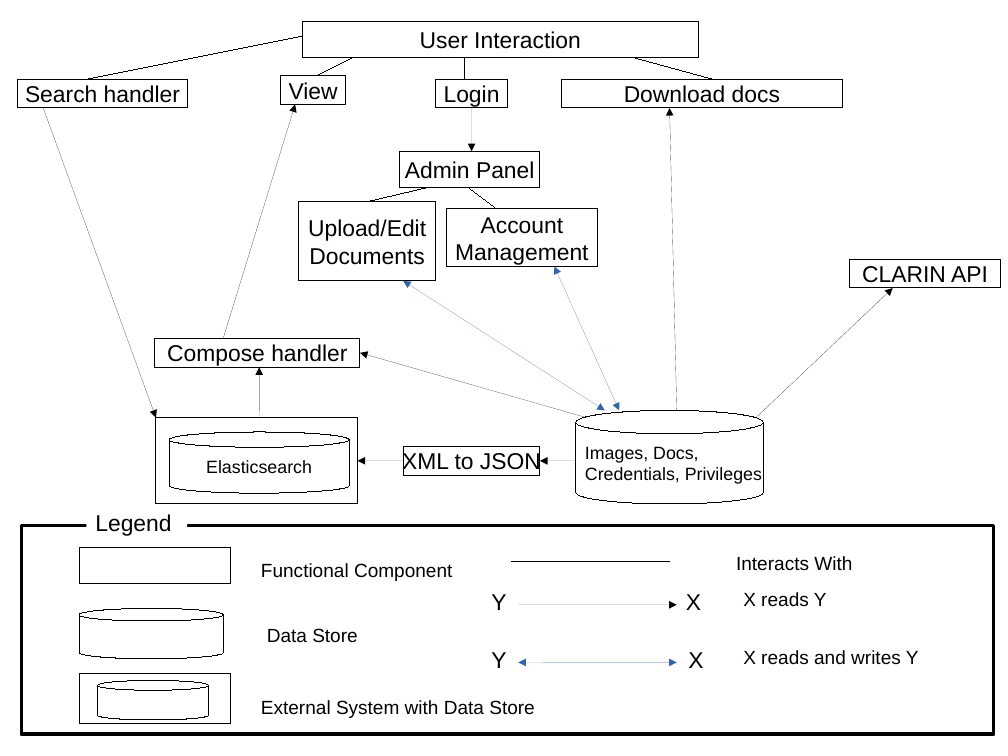
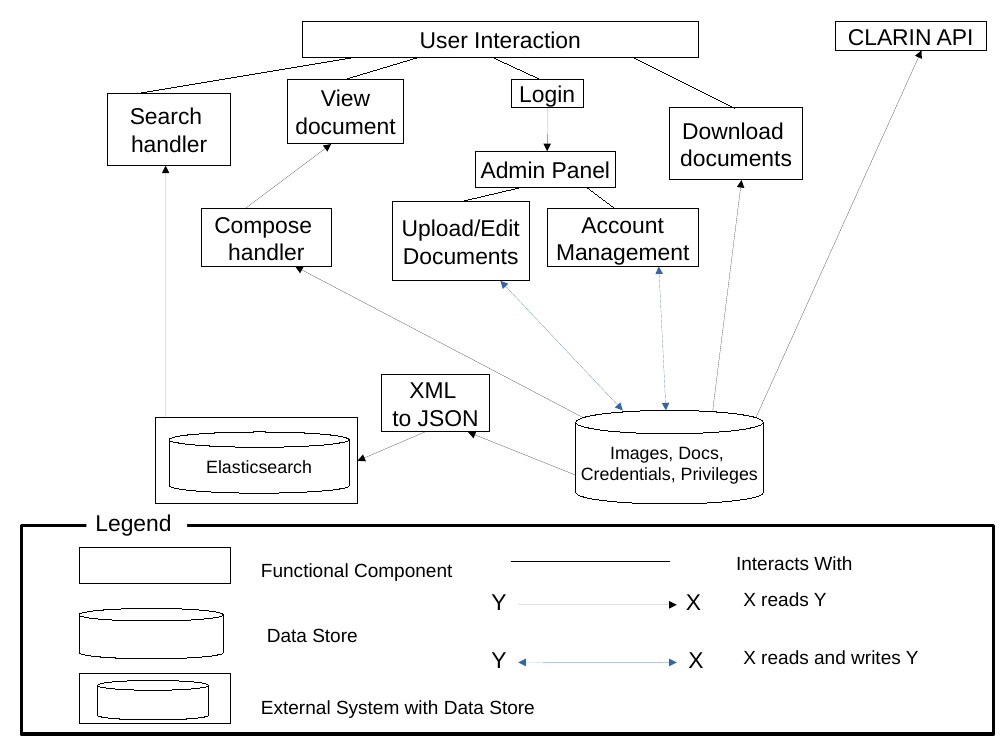
Before and after one commit to rst0git/LACR-Demo, a slide deck: slide 1 of coursework/Diagrams/Architectural-Diagrams/Architectual-Diagram-Final.odp. Drawn at 1008x756 pixels with LibreOffice and Linux fonts; fonts in the diff are those of the drawing. Boxes give left, top, right and bottom in pixels: in the first picture for what was removed or moved away, otherwise in the second. Text is boxed around its words. In the diff, an @@ line names an element or a change of style, - is before the commit and + after.

```diff
--- a/coursework/Diagrams/Architectural-Diagrams/Architectual-Diagram-Final.odp
+++ b/coursework/Diagrams/Architectural-Diagrams/Architectual-Diagram-Final.odp
@@ rectangle "CLARIN API": place and size @@
-rectangle "CLARIN API" at bbox=[850, 259, 1001, 287]
+rectangle "CLARIN API" at bbox=[835, 22, 986, 50]
@@ line moved from (303, 36) - (86, 80) to (353, 58) - (137, 93) @@
@@ line moved from (353, 58) - (316, 76) to (418, 58) - (346, 80) @@
@@ line moved from (465, 58) - (465, 80) to (493, 58) - (541, 80) @@
@@ line moved from (634, 58) - (713, 80) to (634, 58) - (735, 108) @@
@@ arrow moved from (756, 418) - (893, 288) to (756, 418) - (922, 50) @@
@@ rectangle "View": place and size @@
-rectangle "View" at bbox=[281, 76, 346, 104]
+rectangle "View" at bbox=[288, 80, 403, 145]
@@ rectangle "Search": place and size @@
-rectangle "Search" at bbox=[18, 80, 188, 108]
+rectangle "Search" at bbox=[108, 93, 231, 166]
@@ text in rectangle at bbox=[130, 107, 207, 153]: text changed @@
-Search handler
+Search
+handler
@@ text in rectangle at bbox=[295, 117, 395, 135]: paragraph added @@
+document
@@ 2 rectangles, 1 arrow: place and size @@
-2 rectangles, 1 arrow at bbox=[400, 80, 541, 187]
+2 rectangles, 1 arrow at bbox=[476, 80, 617, 187]
@@ rectangle "Download": place and size @@
-rectangle "Download" at bbox=[562, 80, 842, 108]
+rectangle "Download" at bbox=[670, 108, 803, 180]
@@ arrow moved from (223, 338) - (295, 104) to (245, 209) - (331, 144) @@
@@ text in rectangle at bbox=[680, 122, 792, 167]: text changed @@
-Download docs
+Download
+documents
@@ arrow moved from (43, 108) - (156, 418) to (166, 418) - (166, 166) @@
@@ rectangle "Compose": place and size @@
-rectangle "Compose" at bbox=[155, 338, 359, 367]
+rectangle "Compose" at bbox=[201, 209, 331, 266]
@@ rectangle "Upload/Edit": place and size @@
-rectangle "Upload/Edit" at bbox=[299, 201, 436, 281]
+rectangle "Upload/Edit" at bbox=[392, 201, 530, 281]
@@ line moved from (429, 188) - (368, 201) to (522, 188) - (461, 201) @@
@@ rectangle "Account": place and size @@
-rectangle "Account" at bbox=[446, 209, 597, 266]
+rectangle "Account" at bbox=[547, 209, 698, 266]
@@ line moved from (468, 188) - (497, 209) to (587, 188) - (616, 209) @@
@@ arrow moved from (677, 411) - (670, 108) to (713, 411) - (742, 180) @@
@@ text in rectangle at bbox=[214, 217, 312, 261]: text changed @@
-Compose handler
+Compose
+handler
@@ arrow moved from (587, 418) - (360, 353) to (584, 418) - (295, 266) @@
@@ double arrow moved from (619, 411) - (554, 266) to (666, 411) - (659, 266) @@
@@ double arrow moved from (605, 411) - (403, 281) to (623, 411) - (500, 281) @@
@@ arrow removed from (259, 418) to (259, 368) @@
@@ rectangle "XML": place and size @@
-rectangle "XML" at bbox=[403, 446, 541, 475]
+rectangle "XML" at bbox=[381, 374, 489, 432]
@@ text in rectangle at bbox=[392, 382, 479, 427]: text changed @@
-XML to JSON
+XML
+to JSON
@@ cylinder "Images, Docs," at bbox=[576, 411, 764, 504]: alignment left to centre @@
@@ arrow moved from (403, 461) - (358, 461) to (425, 432) - (358, 461) @@
@@ arrow moved from (576, 461) - (541, 461) to (576, 476) - (468, 432) @@
```
Also in this commit, not shown: 7 other files.
